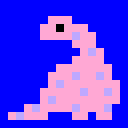
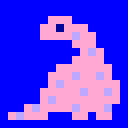
Two versions of the same layered image (128 × 128). Layer-by-layer changes:
painted on "Background" over 56, 24, 64, 32
